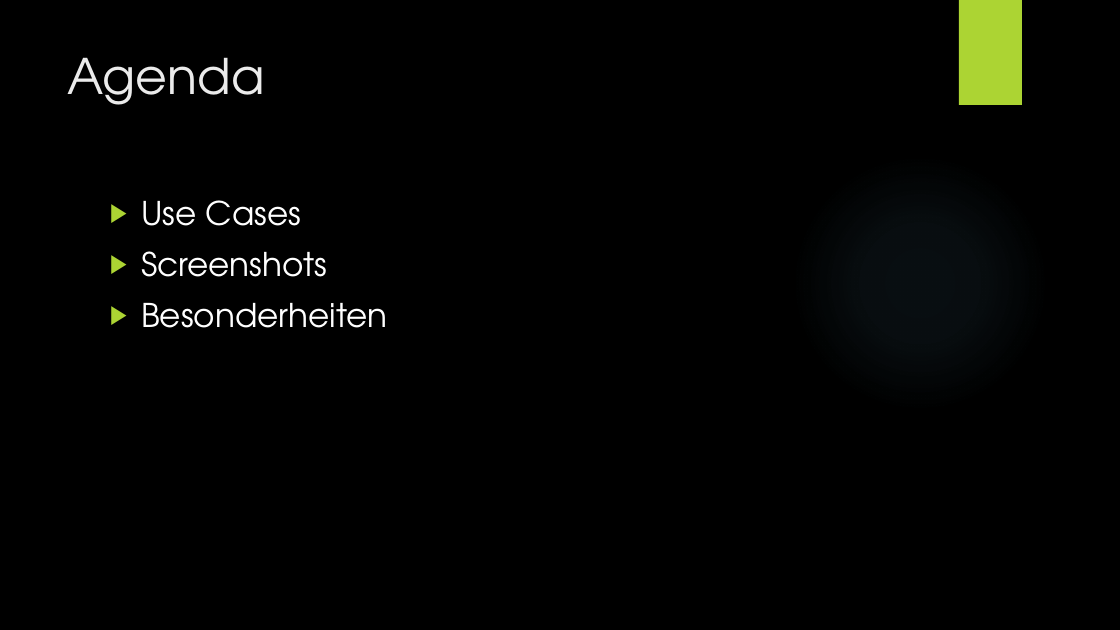
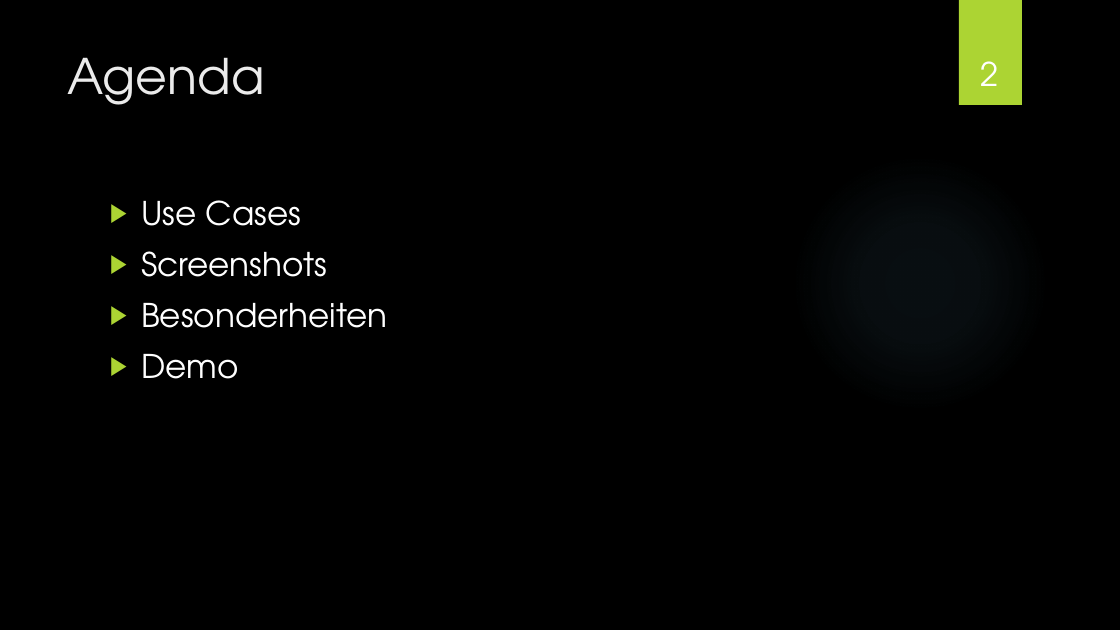
Before and after one commit to Wenja26/rezept, a slide deck: slide 2 of Rezptapp.pptx. Drawn at 1120x630 pixels with LibreOffice and Linux fonts; fonts in the diff are those of the drawing; background and template pictures are left out. Boxes give left, top, right and bottom in pixels: in the first picture for what was removed or moved away, otherwise in the second. Text is boxed around its words. In the diff, an @@ line names an element or a change of style, - is before the commit and + after.

```diff
--- a/Rezptapp.pptx
+++ b/Rezptapp.pptx
@@ page number added at <box>980,61,998,86</box>, 28 pt, text #FFFFFF @@
+2
@@ text at <box>141,354,238,379</box>: paragraph added @@
+▶ Demo
```
Also in this commit, not shown: 9 other slides changed, 17 other files.
